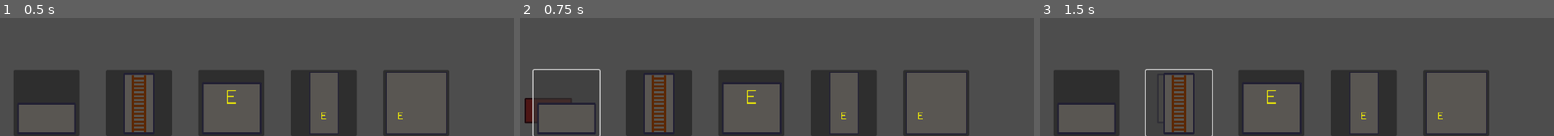
Above: before the commit, frames 1-3 (left to right).
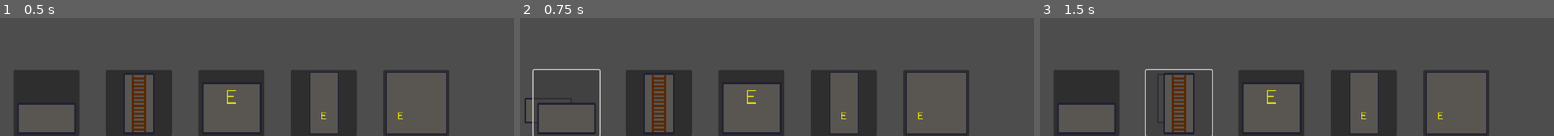
Above: after the commit, the same moments.

Repository: BearWithMePlease/spooky
Game: Godot game, scene res://scenes/bunker_builder.tscn
Same seed, same stepped clock (60 frames per second), same inputs: the game is played once before the commit and once after it.
Inputs (mouse positions are in pixels of both pictures, inside the frame that each line leads up to):
- Up to frame 1 (0.5 s): no input
- Up to frame 2 (0.75 s): click (566, 102) at 0.5 s
- Up to frame 3 (1.5 s): click (1178, 102) at 1.27 s

Frame 1 is identical in both runs. In frame 2, 0.6% of the frame differs, in the area x 0-10%, y 67-90%; in frame 3, nothing differs.

Commit message:
Modules editable

Diff:
--- a/scenes/bunker_builder.tscn
+++ b/scenes/bunker_builder.tscn
@@ -48,6 +48,8 @@
 script = ExtResource("1_oercy")
 color_valid_spot = Color(0.2, 0.866667, 0.2, 0.933333)
 color_invalid_spot = Color(0.866667, 0.2, 0.2, 0.933333)
+color_hover_spot = Color(0.862745, 0.862745, 0.862745, 1)
+animation_duration = 0.1
 
 [node name="Debug_Module_Button" parent="GUI/Modules" instance=ExtResource("2_8ridg")]
 visible = false
--- a/scripts/module_button.gd
+++ b/scripts/module_button.gd
@@ -10,9 +10,7 @@
 		return
 
 	var path = Modules.get_module_path(module_type, module_direction)
-	var texture: CompressedTexture2D = load(path)
+	$"./Module_Img".texture = load(path)
 
-	$"./Module_Img".texture = texture
-
-	var callable = Callable($"..".on_module_type_select).bind(module_type, texture)
+	var callable = Callable($"..".on_module_type_select).bind(module_type)
 	self.pressed.connect(callable)
--- a/scripts/modules.gd
+++ b/scripts/modules.gd
@@ -61,7 +61,8 @@
 
 @export var color_valid_spot: Color
 @export var color_invalid_spot: Color
-@export var animation_duration: float = 0.1
+@export var color_hover_spot: Color
+@export var animation_duration: float = 0.5
 
 var grid: Dictionary = {}
 
@@ -96,33 +97,61 @@
 
 # Called every frame. 'delta' is the elapsed time since the previous frame.
 func _process(delta: float) -> void:
+	var old_grid_position = grid_position
+	grid_position = get_grid_position()
+
+	# move module to cursor with animation
+	move_to_cursor(delta)
+
+	# only process if grid_position has changed or click action
+	if grid_position == old_grid_position and not Input.is_action_just_pressed("click"):
+		return
+
 	if moving:
-		var new_grid_position = get_grid_position()
-		move_to_cursor(delta, new_grid_position) # move module to cursor with animation
-
-		# only process if grid_position has changed or build action
-		if new_grid_position == grid_position and not Input.is_action_just_pressed("click"):
-			return
-
-		var old_grid_position = grid_position
-		grid_position = new_grid_position
-
 		if grid_position != old_grid_position and can_build_module(old_grid_position):
 			# Remove module direction
 			adjust_surroundings(old_grid_position, true)
 
 		# set color highlighting & on click -> build function
 		if can_build_module(grid_position):
-			mover.modulate = color_valid_spot
-
-			var new_mover_direction = adjust_surroundings(grid_position)
-			mover.set_direction(new_mover_direction & ModuleDirection.H, new_mover_direction & ModuleVerticalDirection.V)
+			# Valid build spot
+			on_valid_build_spot()
 
 			if Input.is_action_just_pressed("click"):
 				on_build_module()
 		else:
+			# Invalid build spot
 			mover.modulate = color_invalid_spot
 			mover.set_direction(ModuleDirection.N)
+			Input.set_default_cursor_shape(Input.CURSOR_FORBIDDEN)
+			self.mouse_default_cursor_shape = Control.CURSOR_FORBIDDEN
+	else:
+		# Cleanup old position
+		var old_module = grid.get(get_grid_id(old_grid_position)) as GridModule
+		if old_module != null:
+			old_module.node.modulate = Color.WHITE
+
+		# Not moving any module - can edit placed modules
+		var module = grid.get(get_grid_id(grid_position)) as GridModule
+		if module == null:
+			Input.set_default_cursor_shape(Input.CURSOR_ARROW)
+			return
+
+		# Highlight hovered modules
+		Input.set_default_cursor_shape(Input.CURSOR_POINTING_HAND)
+		module.node.modulate = color_hover_spot
+
+		if Input.is_action_just_pressed("click"):
+				on_undo_build_module()
+
+
+func on_valid_build_spot():
+	mover.modulate = color_valid_spot
+	Input.set_default_cursor_shape(Input.CURSOR_MOVE)
+	self.mouse_default_cursor_shape = Control.CURSOR_MOVE
+
+	var new_mover_direction = adjust_surroundings(grid_position)
+	mover.set_direction(new_mover_direction & ModuleDirection.H, new_mover_direction & ModuleVerticalDirection.V)
 
 func mouse_gui_status(mouse_over_gui:bool):
 	self.mouse_over_gui = mouse_over_gui
@@ -138,7 +167,7 @@
 static func get_grid_id(position:Vector2i):
 	return (position.x << HASH_SHIFT) + position.y
 
-func move_to_cursor(delta: float, grid_position: Vector2):
+func move_to_cursor(delta: float):
 	if animation_running:
 		animation_weight = clamp(animation_weight + delta / animation_duration, 0, 1)
 		mover.position = lerp(animation_old_position, animation_new_position, animation_weight)
@@ -153,18 +182,17 @@
 		animation_new_position = grid_position
 		animation_weight = 0
 
-func on_module_type_select(type: ModuleType, texture: CompressedTexture2D):
-	print("Using: ", ModuleType.find_key(type))
-
+func on_module_type_select(type: ModuleType, new_position = null):
 	self.type = type
 	moving = true
-	animation_new_position = get_grid_position()
-	mover.init(animation_new_position, type, ModuleDirection.N)
 	mover.z_index = 1
 
-	# set offset
-	#mover.offset = -scales[type] * grid_size / 2
-
+	if new_position == null:
+		animation_new_position = grid_position
+		mover.init(grid_position, type, ModuleDirection.N)
+	else:
+		animation_new_position = new_position
+		mover.init(new_position, type, ModuleDirection.N)
 
 # Gets mouse to grid position. Only works for positive coords
 func get_grid_position():
@@ -185,7 +213,7 @@
 	# check all grid slots
 	for x in range(scales[type].x):
 		for y in range(scales[type].y):
-			var new_pos = Vector2(grid_position.x + GRID_SIZE * x,grid_position.y - GRID_SIZE * y)
+			var new_pos = grid_position + GRID_SIZE * Vector2(x,-y)
 			if grid.has(get_grid_id(new_pos)):
 				return false
 
@@ -235,13 +263,14 @@
 	# Instantiate module prefab
 	var node = mover.duplicate() as Module
 	node.init(grid_position, type, mover.direction, mover.vertical_direction)
+	node.z_index = -1
 	mover.get_parent().add_child(node)
 
 	# Add module to each grid slot it occupies
 	for x in range(scales[type].x):
 		for y in range(scales[type].y):
 			var module = GridModule.new(node, Vector2(x+1,y+1))
-			var slot_position = Vector2(node.position.x + GRID_SIZE * x, node.position.y - GRID_SIZE * y)
+			var slot_position = grid_position + GRID_SIZE * Vector2(x,-y)
 			grid[get_grid_id(slot_position)] = module
 
 	# Clean up
@@ -249,3 +278,47 @@
 	mover.visible = false
 	type = ModuleType.NONE
 	grid_position = Vector2(-1, -1)
+	Input.set_default_cursor_shape(Input.CURSOR_ARROW)
+	self.mouse_default_cursor_shape = Control.CURSOR_ARROW
+
+func on_undo_build_module():
+	# Instantiate module prefab
+	var current_module = grid.get(get_grid_id(grid_position)) as GridModule
+	if current_module == null:
+		print("Undo module: Module not found")
+		return
+
+	# find scale_index (1,1), bottom left corner
+	var bottom_left_slot = grid_position - (current_module.scale_index - Vector2.ONE) * GRID_SIZE * Vector2(1,-1)
+	current_module = grid.get(get_grid_id(bottom_left_slot)) as GridModule
+	if current_module == null:
+		print("Undo module: Bottom left module not found")
+		return
+
+	# Remove all grid slots of module
+	type = current_module.node.type
+	var current_node = current_module.node
+	var current_position = current_module.node.position
+	for x in range(scales[type].x):
+		for y in range(scales[type].y):
+			var slot_position = current_position + GRID_SIZE * Vector2(x,-y)
+			var slot_id = get_grid_id(slot_position)
+			var slot_module = grid.get(slot_id) as GridModule
+			if slot_module == null:
+				print("Undo module: Could not erase a slot")
+
+			grid.erase(slot_id)
+			slot_module.free()
+
+	# Free node
+	current_node.free()
+
+	on_module_type_select(type, current_position)
+
+	if grid_position == current_position:
+		# Stays on grid slot - Is always valid
+		on_valid_build_spot()
+	else:
+		# Move to cursor grid slot
+		adjust_surroundings(current_position, true)
+		grid_position = current_position
